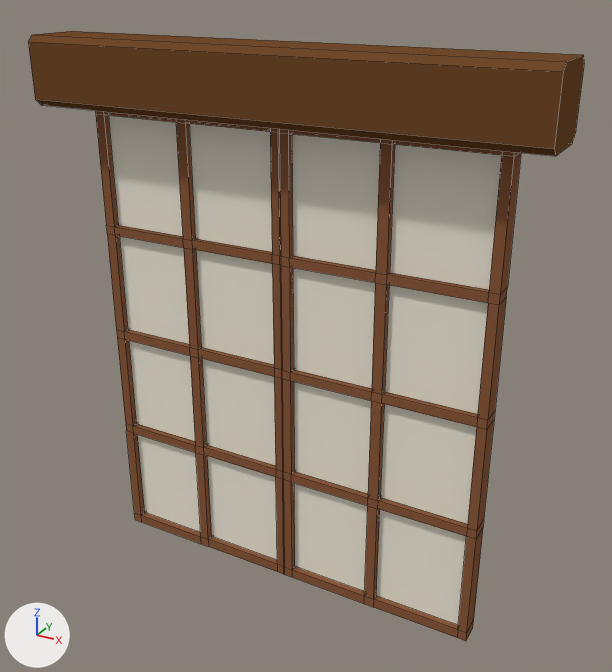
The Blender file ExternalAssets/Blender/ZenDoor01.blend, before and after one commit.
Rendered twice from a 50 mm lens placed at (0.774, -1.295, 1.253), pointed at (0.044, 0.033, 0.589). Arrows for +X, +Y and +Z are at lower left; the lights stay in place. Mesh edges are drawn as thin lines.

Names of what the first picture shows: 'DoorLeft', 'DoorRight', 'Top'.
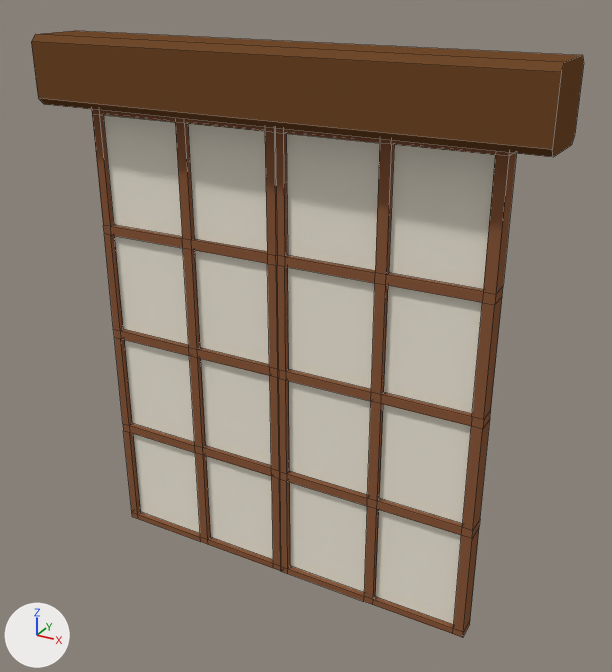
The change in detail:
Object 'DoorRight' (ob_doorright) moves from (-0.416, 0.0487, 0.508) to (0.416, 0.00441, 0.508).
Object 'DoorRight' (ob_doorright) is rescaled from (1.0, 1.0, 0.892) to (-1.0, -1.0, -0.892).
Object 'Top' (ob_top) turns from (0, 0, 0) to (180, 0, -1) degrees about x, y and z.
Object 'Top' (ob_top) is rescaled from (1.0, 1.0, 1.0) to (-1.0, -1.0, -1.0).

What differs and where, as boxes [x1, y1, x2, y2] in the pictures (612 x 672 px):
'DoorLeft', moved, rescaled (22% narrower, 10% shorter)
    before: [278, 129, 521, 641]
    after: [92, 109, 282, 571]
'DoorRight', moved, rescaled (27% wider, 10% taller)
    before: [95, 110, 285, 575]
    after: [274, 128, 516, 638]
'Top', turned, rescaled
    before: [28, 31, 584, 156]
    after: [31, 31, 584, 157]
